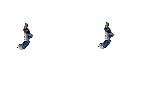
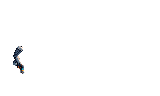
Layer changes from the first w=160, h=96 image to the second:
hid "cópia de Latch-9_70º" over (98, 22, 114, 49)
hid "Latch-9_70º" over (17, 23, 33, 50)
showed "Latch-9_-90º" over (13, 46, 25, 74)
